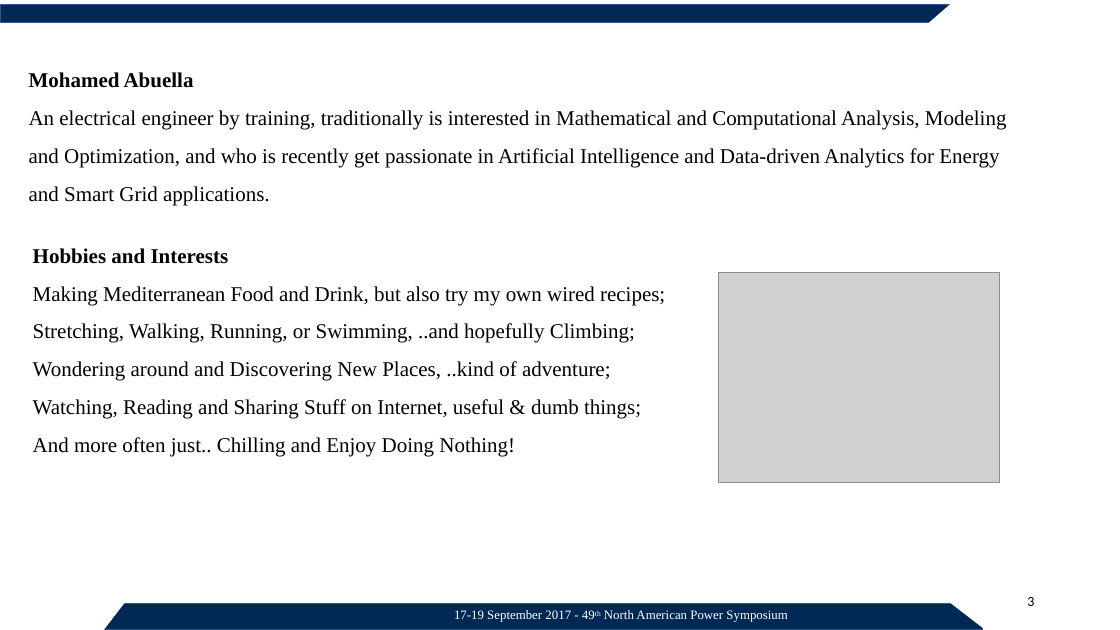
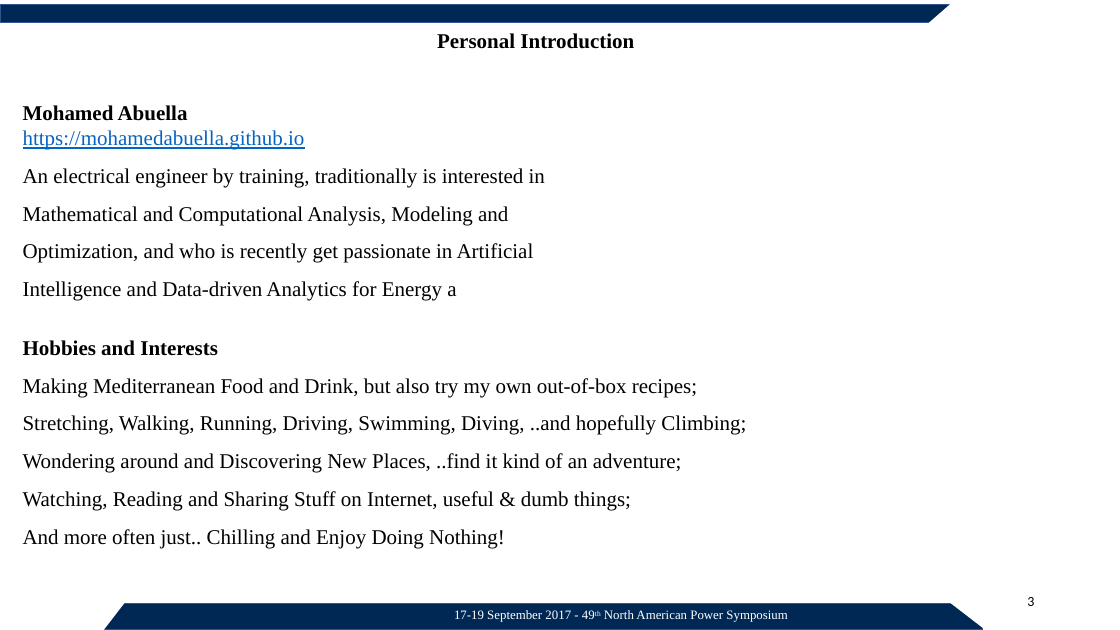
Before and after one commit to MohamedAbuella/Ascend-Analyticis-docs, a slide deck: slide 3 of +Presentation for Ascend_Analytics/Hourly probabilistic solar power forecasts_3v.pptx. Drawn at 1120x630 pixels with LibreOffice and Linux fonts; fonts in the diff are those of the drawing; grey boxes stand for pictures; background and template pictures are left out. Boxes give left, top, right and bottom in pixels: in the first picture for what was removed or moved away, otherwise in the second. Text is boxed around its words. In the diff, an @@ line names an element or a change of style, - is before the commit and + after.

```diff
--- a/+Presentation for Ascend_Analytics/Hourly probabilistic solar power forecasts_3v.pptx
+++ b/+Presentation for Ascend_Analytics/Hourly probabilistic solar power forecasts_3v.pptx
@@ text added at (437,33,634,49), 18 pt, text #000000, bold @@
+Personal Introduction
@@ text "Mohamed Abuella": place and size @@
-text "Mohamed Abuella" at (29,72,1007,206)
+text "Mohamed Abuella" at (23,105,545,301)
@@ text at (23,130,545,301): text changed @@
-An electrical engineer by training, traditionally is interested in Mathematical and Computational Analysis, Modeling and Optimization, and who is recently get passionate in Artificial Intelligence and Data-driven Analytics for Energy and Smart Grid applications.
+https://mohamedabuella.github.io
+An electrical engineer by training, traditionally is interested in Mathematical and Computational Analysis, Modeling and Optimization, and who is recently get passionate in Artificial Intelligence and Data-driven Analytics for Energy a
@@ picture removed at (719,272,1000,482) @@
@@ text "Hobbies and Interests": place and size @@
-text "Hobbies and Interests" at (33,248,665,457)
+text "Hobbies and Interests" at (23,340,746,549)
@@ text at (23,378,746,473): text changed @@
-Making Mediterranean Food and Drink, but also try my own wired recipes;
-Stretching, Walking, Running, or Swimming, ..and hopefully Climbing; Wondering around and Discovering New Places, ..kind of adventure;
+Making Mediterranean Food and Drink, but also try my own out-of-box recipes;
+Stretching, Walking, Running, Driving, Swimming, Diving, ..and hopefully Climbing; Wondering around and Discovering New Places, ..find it kind of an adventure;
```
Also in this commit, not shown: 1 other file.
